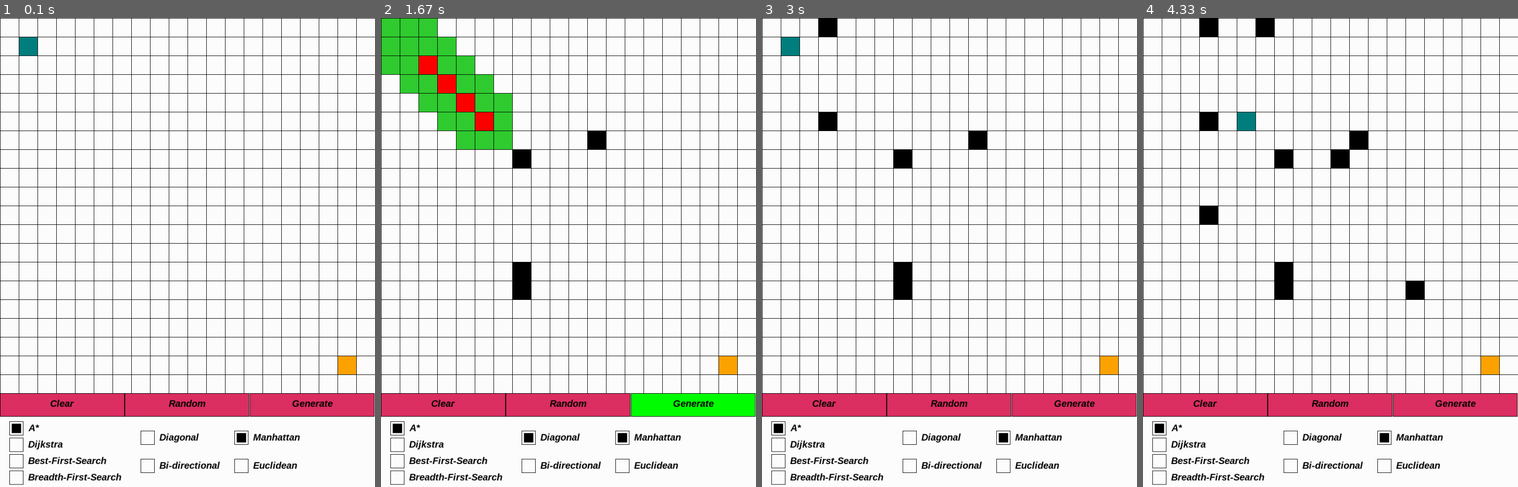
Above: before the commit, frames 1-4 (left to right).
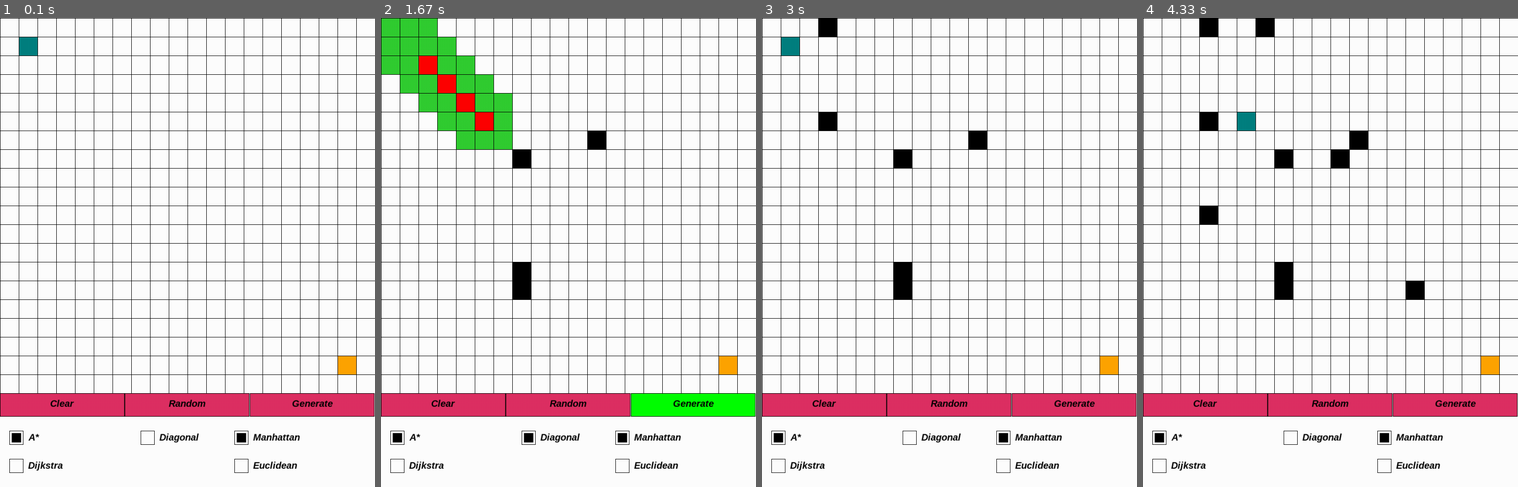
Above: after the commit, the same moments.

Repository: AllanMildzi/Pathfinder_pygame
Game: pygame game, started from main.py
The game is run twice, just before and just after one commit, with the same random seed, the same clock (stepped at 60 frames per second) and the same inputs.
Inputs (mouse positions are in pixels of both pictures, inside the frame that each line leads up to):
- Up to frame 1 (0.1 s): no input
- Up to frame 2 (1.67 s): click "Random" at 0.38 s; press the mouse at (444, 402) at 0.7 s; move the mouse to (519, 275) at 0.8 s; release the mouse at (594, 144) at 0.93 s; press the mouse at (527, 435) at 1.03 s; move the mouse to (523, 294) at 1.13 s; release the mouse at (516, 154) at 1.27 s; click "Generate" at 1.38 s
- Up to frame 3 (3 s): press the mouse at (908, 435) at 2.53 s; move the mouse to (942, 435) at 2.63 s; release the mouse at (975, 430) at 2.77 s; press the mouse at (829, 27) at 2.87 s; move the mouse to (818, 116) at 2.97 s
- Up to frame 4 (4.33 s): release the mouse at (1191, 205) at 3.1 s; press the mouse at (1210, 27) at 3.2 s; move the mouse to (1229, 158) at 3.3 s; release the mouse at (1251, 290) at 3.43 s; press the mouse at (1263, 27) at 3.53 s; move the mouse to (1341, 158) at 3.63 s; release the mouse at (1420, 285) at 3.77 s; press the mouse at (1210, 27) at 3.87 s; move the mouse to (1206, 125) at 3.97 s; release the mouse at (1206, 219) at 4.1 s; press the mouse at (1173, 46) at 4.2 s; move the mouse to (1248, 121) at 4.3 s

The runs differ from the first frame. In frame 1, 0.9% of the frame differs, in the area x 2-59%, y 86-100%; in frame 2, 0.9%; in frame 3, 0.9%; in frame 4, 0.9%.

Commit message:
removed some options

Diff:
--- a/main.py
+++ b/main.py
@@ -174,7 +174,7 @@
     return path[1:-1]
 
 
-def a_star(graph, node_width, start, end, distance, allow_diagonal, allow_bidirectional): # A* algorithm
+def a_star(graph, node_width, start, end, distance, allow_diagonal): # A* algorithm
     open_list = []
     closed_list = []
 
@@ -226,7 +226,7 @@
                 node_position[1] < 0):
                 continue
 
-            if graph[node_position[0]][node_position[1]] != "empty": # Has to be a wall
+            if graph[node_position[0]][node_position[1]] != "empty": # Has to be an empty node
                 continue
 
             new_node = Node(current_node, node_position) # Creating a new Node object
@@ -256,12 +256,9 @@
     board = Board()
     buttons_list = [Button(0, "Clear"), Button(WIDTH / 3, "Random"), Button(WIDTH / 3 * 2, "Generate")]
 
-    algo_boxes = [CheckBox(20, HEIGTH - 140, "A*"),
-                  CheckBox(20, HEIGTH - 105, "Dijkstra"),
-                  CheckBox(20, HEIGTH - 70, "Best-First-Search"),
-                  CheckBox(20, HEIGTH - 35, "Breadth-First-Search")]
-
-    option_boxes = [CheckBox(300, HEIGTH - 120, "Diagonal"), CheckBox(300, HEIGTH - 60, "Bi-directional")]
+    algo_boxes = [CheckBox(20, HEIGTH - 120, "A*"), CheckBox(20, HEIGTH - 60, "Dijkstra")]
+
+    option_boxes = [CheckBox(300, HEIGTH - 120, "Diagonal")]
     heuristic_boxes = [CheckBox(500, HEIGTH - 120, "Manhattan"), CheckBox(500, HEIGTH - 60, "Euclidean")]
 
     algo_boxes[0].is_checked = True
@@ -272,6 +269,7 @@
     start = Node(None, (1, 1))
     end = Node(None, (board.rows - 2, board.columns - 2))
     path = []
+
     can_move_start = False
     can_move_end = False
     can_place_walls = False
@@ -345,7 +343,7 @@
         for option_box in option_boxes:
             option_box.draw()
 
-        if algorithm == "A*" or algorithm == "Best-First-Search":
+        if algorithm == "A*":
             for heuristic_box in heuristic_boxes:
                 heuristic_box.draw()
                 if heuristic_box.is_checked:
@@ -380,8 +378,7 @@
                                           start,
                                           end,
                                           heuristic,
-                                          option_boxes[0].is_checked,
-                                          option_boxes[1].is_checked)
+                                          option_boxes[0].is_checked)
 
                         elif algorithm == "Dijkstra":
                             print("Coming soon...")
